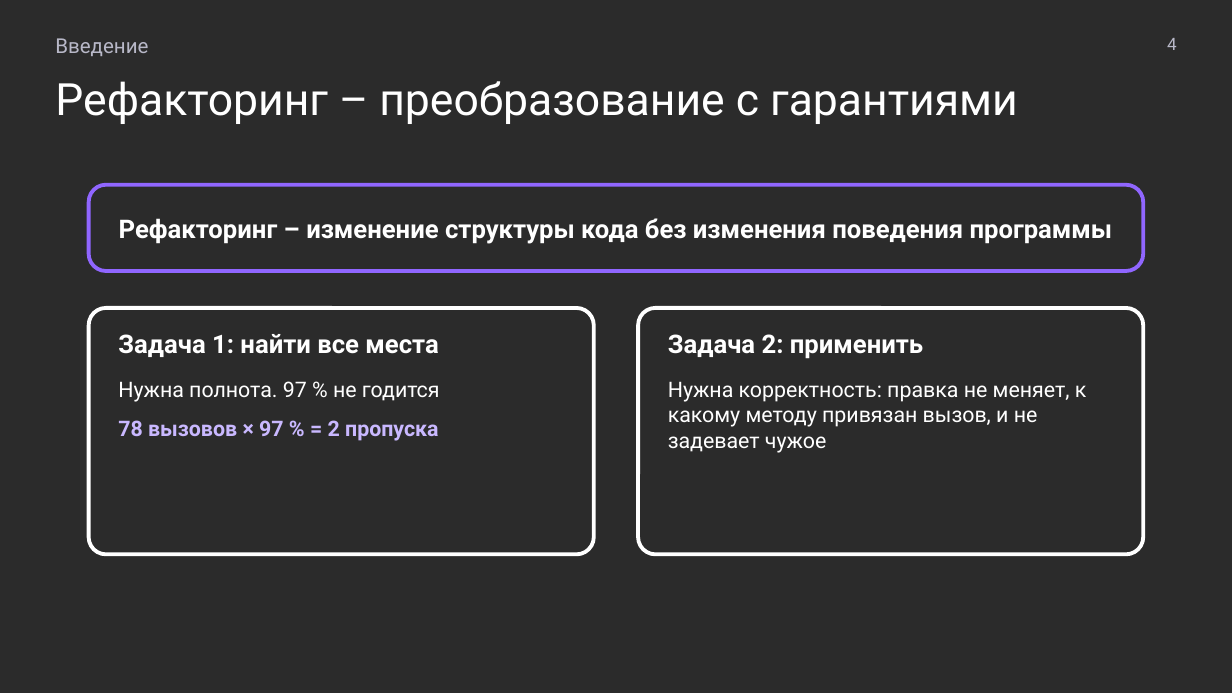
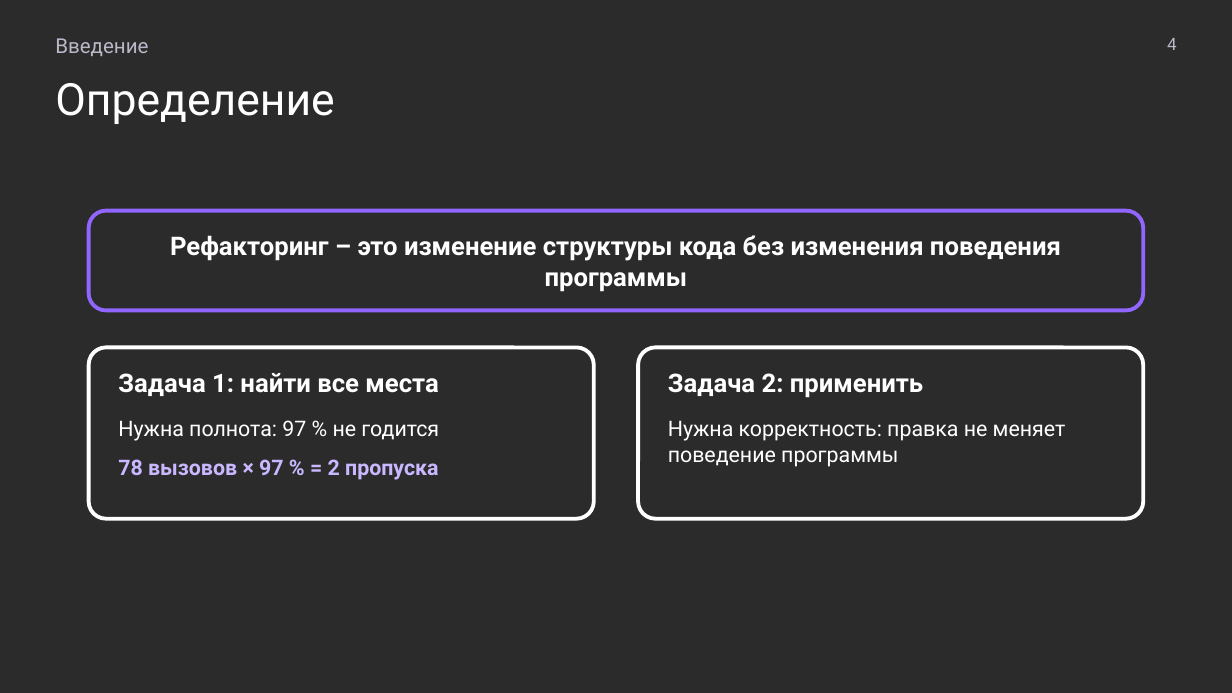
Before and after one commit to MchKosticyn/ide-refactoring-in-ai-agents, a slide deck: slide 4 of Доклад_ Рефакторинг в ИИ-агентах.pptx. Drawn at 1232x693 pixels with LibreOffice and Linux fonts; fonts in the diff are those of the drawing; background and template pictures are left out; a plain dark background stands for a picture behind light text. Boxes give left, top, right and bottom in pixels: in the first picture for what was removed or moved away, otherwise in the second. Text is boxed around its words. In the diff, an @@ line names an element or a change of style, - is before the commit and + after.

```diff
--- a/Доклад_ Рефакторинг в ИИ-агентах.pptx
+++ b/Доклад_ Рефакторинг в ИИ-агентах.pptx
@@ text at box(55, 83, 334, 124): text changed @@
-Рефакторинг – преобразование с гарантиями
+Определение
@@ rounded rectangle "Рефакторинг – это изменение структуры ...": place and size @@
-rounded rectangle "Рефакторинг – это изменение структуры ..." at box(89, 185, 1143, 271)
+rounded rectangle "Рефакторинг – это изменение структуры ..." at box(89, 211, 1143, 310)
@@ text in rounded rectangle at box(170, 235, 1061, 292): text changed @@
-Рефакторинг – изменение структуры кода без изменения поведения программы
+Рефакторинг – это изменение структуры кода без изменения поведения программы
@@ rounded rectangle "Задача 1: найти все места": place and size @@
-rounded rectangle "Задача 1: найти все места" at box(89, 308, 594, 554)
+rounded rectangle "Задача 1: найти все места" at box(89, 347, 594, 519)
@@ proportions changed in 3 elements at box(89, 347, 594, 519), box(89, 211, 1143, 310), box(638, 347, 1143, 519) @@
@@ rounded rectangle "Задача 2: применить": place and size @@
-rounded rectangle "Задача 2: применить" at box(638, 308, 1143, 554)
+rounded rectangle "Задача 2: применить" at box(638, 347, 1143, 519)
@@ text in rounded rectangle at box(118, 420, 439, 441): text changed @@
-Нужна полнота. 97 % не годится
+Нужна полнота: 97 % не годится
@@ text in rounded rectangle at box(668, 420, 1066, 467): text changed @@
-Нужна корректность: правка не меняет, к какому методу привязан вызов, и не задевает чужое
+Нужна корректность: правка не меняет поведение программы
```
Also in this commit, not shown: 40 other slides changed, 4 slides added, 2 slides removed, 4 other files.
